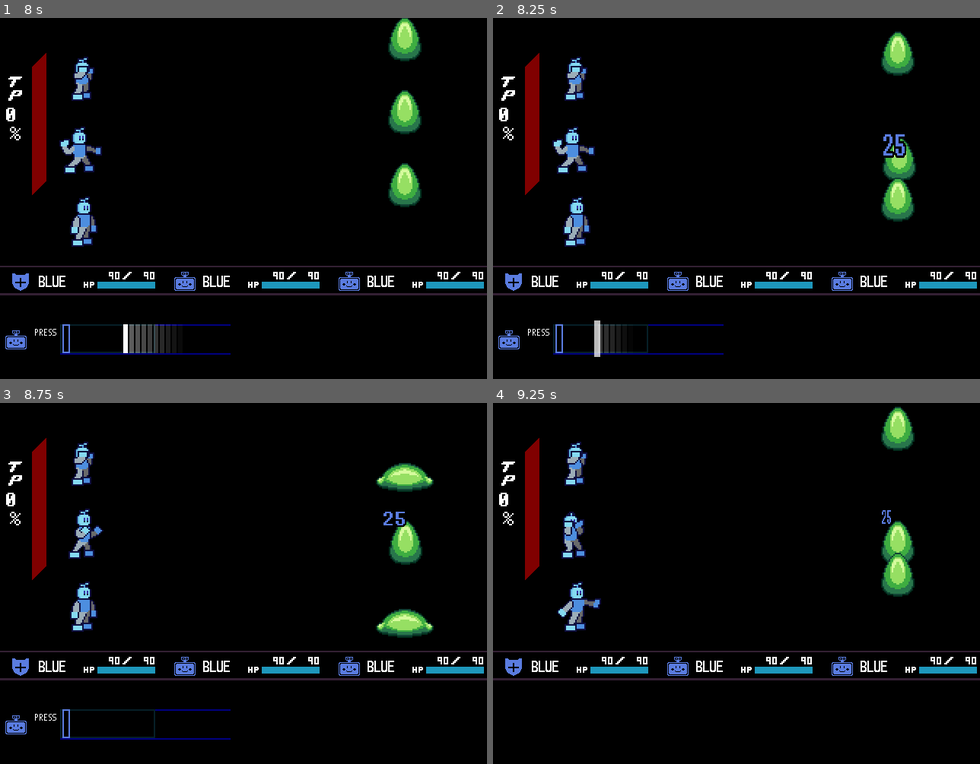
Above: before the commit, frames 1-4 (two rows, left to right).
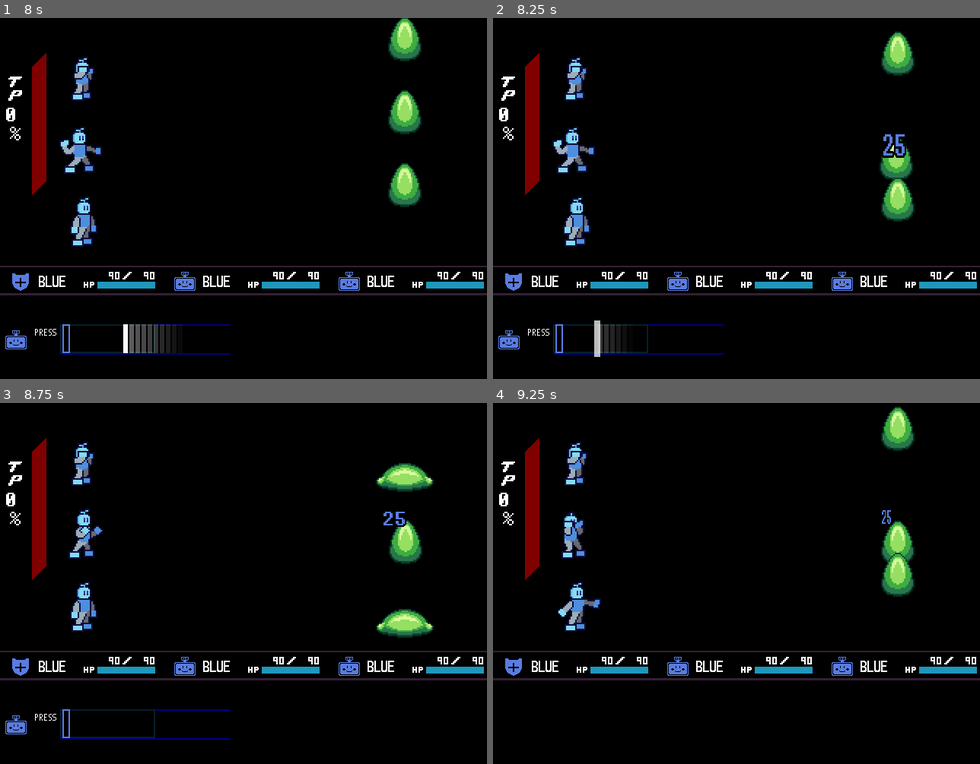
Above: after the commit, the same moments.

Repository: Flipleerr/delta-battle
Game: Godot game, scene res://scenes/menus/title_screen/title_screen.tscn
Same seed, same stepped clock (60 frames per second), same inputs: the game is played once before the commit and once after it.
Inputs:
- Up to frame 1 (8 s): tap Enter at 0.5 s; hold D (right) 0.53-1.28 s; tap Z (confirm) at 0.6, 1.25, 1.35, 2.1, 2.85, 3.6, 4.35, 5.1, 5.85, 6.6, 7.35 s; hold S (down) 1.28-2.03 s; hold D (right) 2.03-2.78 s; hold Up (up) 2.78-3.53 s; hold A (left) 3.53-5.03 s; hold S (down) 5.03-5.78 s; hold D (right) 5.78-6.53 s; hold Up (up) 6.53-7.28 s; hold D (right) from 7.28 s (still down)
- Up to frame 2 (8.25 s): release D (right) at 8.03 s; hold S (down) from 8.03 s (still down); tap Z (confirm) at 8.1 s
- Up to frame 3 (8.75 s): keep holding S (down)
- Up to frame 4 (9.25 s): release S (down) at 8.78 s; hold A (left) from 8.78 s (still down); tap Z (confirm) at 8.85 s

Frame 1 is identical in both runs. In frame 2, 0.3% of the frame differs, in the area x 79-87%, y 33-46%; in frame 3, less than 0.1%; in frame 4, nothing differs.

Commit message:
Simplify monster code

Diff:
--- a/characters/character.gd
+++ b/characters/character.gd
@@ -12,25 +12,19 @@
 @export var max_hp := 1
 @export var strength := 0:
 	get():
-		var equipped_strength := 0
-		if weapon:
-			equipped_strength = weapon.attack
+		var equipped_strength := 0 if !weapon else weapon.attack
 		for armor: Equippable in armors:
 			equipped_strength += armor.attack
 		return strength + equipped_strength
 @export var defense := 0:
 	get():
-		var equipped_defense := 0
-		if weapon:
-			equipped_defense = weapon.defense
+		var equipped_defense := 0 if !weapon else weapon.defense
 		for armor: Equippable in armors:
 			equipped_defense += armor.defense
 		return defense + equipped_defense
 @export var magic := 0:
 	get():
-		var equipped_magic := 0
-		if weapon:
-			equipped_magic = weapon.magic
+		var equipped_magic := 0 if !weapon else weapon.magic
 		for armor: Equippable in armors:
 			equipped_magic += armor.magic
 		return magic + equipped_magic
@@ -39,18 +33,18 @@
 @export_color_no_alpha var icon_color := Color.GRAY
 @export var icon: Texture2D = preload("res://ui/battle/char_menu/res/sample_char_icon.png")
 
+@export_node_path("Sprite2D") var main_sprite
+var sprite: Sprite2D
+var mat: ShaderMaterial
 var alive := true
 var defending := false
+var shake := 0.0
+
 signal health_changed(p_new_health: int)
 signal act_finished
 signal item_used
 signal spare_finished
 signal faint_finished
-
-@export_node_path("Sprite2D") var main_sprite
-var sprite: Sprite2D
-var mat: ShaderMaterial
-var shake := 0.0
 
 func _ready() -> void:
 	if !main_sprite:
--- a/monsters/monster.gd
+++ b/monsters/monster.gd
@@ -1,5 +1,9 @@
 extends Node2D
 class_name Monster
+
+enum Animations {
+	HURT, SPARE, FAINT
+}
 
 @export var title := ""
 @export_multiline var description := ""
@@ -10,11 +14,19 @@
 @export var strength := 0
 @export var defense := 0
 
+@export var idle_lines: PackedStringArray
+@export_multiline var opening_line_singular := "  * An enemy approaches."
+@export_multiline var opening_line_plural := "  * Multiple enemies approach."
+
 @export_node_path("Sprite2D") var main_sprite
 var sprite: Sprite2D
 var mat: ShaderMaterial
+var hurting := false
 var dying := false
 var mercy_percent := 0.0
+var shake := 0.0
+
+var attacks: Array[Node2D] = []
 
 signal health_changed(p_new_health: float)
 signal mercy_changed(p_new_mercy: float)
@@ -29,11 +41,31 @@
 	mat.shader = preload("res://monsters/generic_monster.gdshader")
 	sprite.material = mat
 
+func _process(p_delta: float) -> void:
+	if shake > 0.0:
+		shake = lerpf(shake, 0.0, 1.0 - pow(0.1, p_delta))
+		sprite.position = Vector2(randf_range(-shake, shake), randf_range(-shake, shake))
+		if shake <= 0.1:
+			shake = 0.0
+			sprite.position = Vector2.ZERO
+
+func shake_sprite(amount: float) -> void:
+	shake = amount
+
+func do_animation(_p_animation: Animations) -> Signal:
+	return get_tree().create_timer(0.1).timeout
+
 func get_opening_line() -> String:
-	return ""
+	for monster: Monster in Global.monsters:
+		if monster == null or monster == self:
+			continue
+		return opening_line_plural
+	return opening_line_singular
 
 func get_idle_line() -> String:
-	return ""
+	if idle_lines.is_empty():
+		return "  * Keep fighting!"
+	return idle_lines[randi_range(0, idle_lines.size() - 1)]
 
 func set_selected(p_selected: bool) -> void:
 	if !mat:
@@ -41,7 +73,14 @@
 	mat.set_shader_parameter("flash", float(p_selected))
 
 func damage_or_die_animation() -> void:
-	if dying:
+	if !dying:
+		hurting = true
+		await do_animation(Animations.HURT)
+		hurting = false
+	else:
+		await do_animation(Animations.HURT)
+		shake = 0.0
+		await do_animation(Animations.FAINT)
 		exit_finished.emit()
 		queue_free()
 
@@ -65,15 +104,26 @@
 	get_tree().current_scene.add_child(new_text)
 
 func spare() -> void:
+	shake = 0.0
+	await do_animation(Animations.SPARE)
 	Global.delete_monster(self)
 	exit_finished.emit()
 	queue_free()
 
 func start_attack() -> float:
-	return 0.0
+	return 0.1
 
 func end_attack() -> void:
-	pass
+	for attack: Node2D in attacks:
+		if attack != null:
+			attack.queue_free()
+	attacks.clear()
+
+func instantiate_attack(scene: PackedScene) -> void:
+	var attack := scene.instantiate()
+	get_parent().add_child(attack)
+	attack.position = Global.CENTER
+	attacks.append(attack)
 
 func get_acts() -> Array[Act]:
 	return acts
--- a/monsters/slime/slime.gd
+++ b/monsters/slime/slime.gd
@@ -1,82 +1,38 @@
 extends Monster
 class_name Slime
 
-var shake := 0.0
+var slime_bounce := preload("res://monsters/slime/attacks/slime_bounce/slime_bounce.tscn")
+var slime_drip := preload("res://monsters/slime/attacks/slime_drip/slime_drip.tscn")
+
 var velocity := 0.0
 var squishing := false
-var hurting := false
 
-var attacks: Array[Node2D] = []
-
-func shake_sprite(amount: float) -> void:
-	shake = amount
-
-func _ready() -> void:
-	await get_tree().create_timer(randf_range(0.0, 0.6)).timeout
-	super()
-
-func _process(delta: float) -> void:
-	if shake > 0.0:
-		shake = lerpf(shake, 0.0, 1.0 - pow(0.1, delta))
-		$Sprite.position = Vector2(randf_range(-shake, shake), randf_range(-shake, shake))
-		if shake <= 0.1:
-			shake = 0.0
-			$Sprite.position = Vector2.ZERO
+func do_animation(p_animation: Animations) -> Signal:
+	match p_animation:
+		Animations.HURT:
+			$AnimationPlayer.play("hurt")
+			velocity = 0.0
+			squishing = false
+		Animations.SPARE:
+			$AnimationPlayer.play("spare")
+		Animations.FAINT:
+			$AnimationPlayer.play("die")
+	return $AnimationPlayer.animation_finished
 
 func _physics_process(delta: float) -> void:
 	if shake > 0.0 or squishing or hurting or dying:
 		return
-	if $Sprite.position.y > 0.0:
+	if sprite.position.y > 0.0:
 		velocity = remap(mercy_percent, 0.0, 1.0, 160.0, 240.0)
-		$Sprite.frame = 1
-		$Sprite.position.y = 0.0
+		sprite.frame = 1
+		sprite.position.y = 0.0
 		squishing = true
 		await get_tree().create_timer(0.2).timeout
 		squishing = false
 		return
-	$Sprite.position.y -= velocity * delta
-	$Sprite.frame = 0 if absf(velocity) < 48.0 else 2
+	sprite.position.y -= velocity * delta
+	sprite.frame = 0 if absf(velocity) < 48.0 else 2
 	velocity -= 196.0 * delta
-
-func get_opening_line() -> String:
-	for monster: Monster in Global.monsters:
-		if monster == self:
-			continue
-		if monster is Slime:
-			return "  * The slimes bounced into battle!"
-	return "  * A slime bounced into battle!"
-
-func get_idle_line() -> String:
-	return [
-		"  * The ground is covered in slime...",
-		"  * You feel like jumping around.",
-		"  * The slime is bouncing around even [color=#000]----[/color]faster!",
-		"  * Don't get slimed!",
-		"  * The slime looks extra squishy..."
-	].pick_random()
-
-func damage_or_die_animation() -> void:
-	if !dying:
-		$AnimationPlayer.play("hurt")
-		hurting = true
-		await $AnimationPlayer.animation_finished
-		hurting = false
-		velocity = 0.0
-		squishing = false
-	else:
-		$AnimationPlayer.play("hurt")
-		await $AnimationPlayer.animation_finished
-		shake = 0.0
-		$AnimationPlayer.play("die")
-		await $AnimationPlayer.animation_finished
-		exit_finished.emit()
-		queue_free()
-
-func spare() -> void:
-	shake = 0.0
-	$AnimationPlayer.play("spare")
-	await $AnimationPlayer.animation_finished
-	super()
 
 func start_attack() -> float:
 	var another_slime := false
@@ -90,30 +46,10 @@
 	var attack := randi_range(0, 1 if !another_slime else 4)
 	match attack:
 		0:
-			var slime_bounce := preload("res://monsters/slime/attacks/slime_bounce/slime_bounce.tscn").instantiate()
-			get_parent().add_child(slime_bounce)
-			slime_bounce.position = Global.CENTER
-			attacks.append(slime_bounce)
+			instantiate_attack(slime_bounce)
 		1:
-			var slime_drip := preload("res://monsters/slime/attacks/slime_drip/slime_drip.tscn").instantiate()
-			get_parent().add_child(slime_drip)
-			slime_drip.position = Global.CENTER
-			attacks.append(slime_drip)
+			instantiate_attack(slime_drip)
 		_:
-			var slime_bounce := preload("res://monsters/slime/attacks/slime_bounce/slime_bounce.tscn").instantiate()
-			get_parent().add_child(slime_bounce)
-			slime_bounce.position = Global.CENTER
-
-			var slime_drip := preload("res://monsters/slime/attacks/slime_drip/slime_drip.tscn").instantiate()
-			get_parent().add_child(slime_drip)
-			slime_drip.position = Global.CENTER
-
-			attacks.append(slime_bounce)
-			attacks.append(slime_drip)
+			instantiate_attack(slime_bounce)
+			instantiate_attack(slime_drip)
 	return 8.0
-
-func end_attack() -> void:
-	for attack: Node2D in attacks:
-		if attack != null:
-			attack.queue_free()
-	attacks.clear()
--- a/monsters/slime/slime.tscn
+++ b/monsters/slime/slime.tscn
@@ -145,6 +145,9 @@
 max_hp = 130
 strength = 7
 defense = 3
+idle_lines = PackedStringArray("  * The ground is covered in slime...", "  * You feel like jumping around.", "  * The slime is bouncing around even [color=#000]----[/color]faster!", "  * Don\'t get slimed!", "  * The slime looks extra squishy...")
+opening_line_singular = "  * A slime bounced into battle!"
+opening_line_plural = "  * The slimes bounced into battle!"
 main_sprite = NodePath("Sprite")
 metadata/_custom_type_script = "uid://c7cl86f4gnd2b"
 
